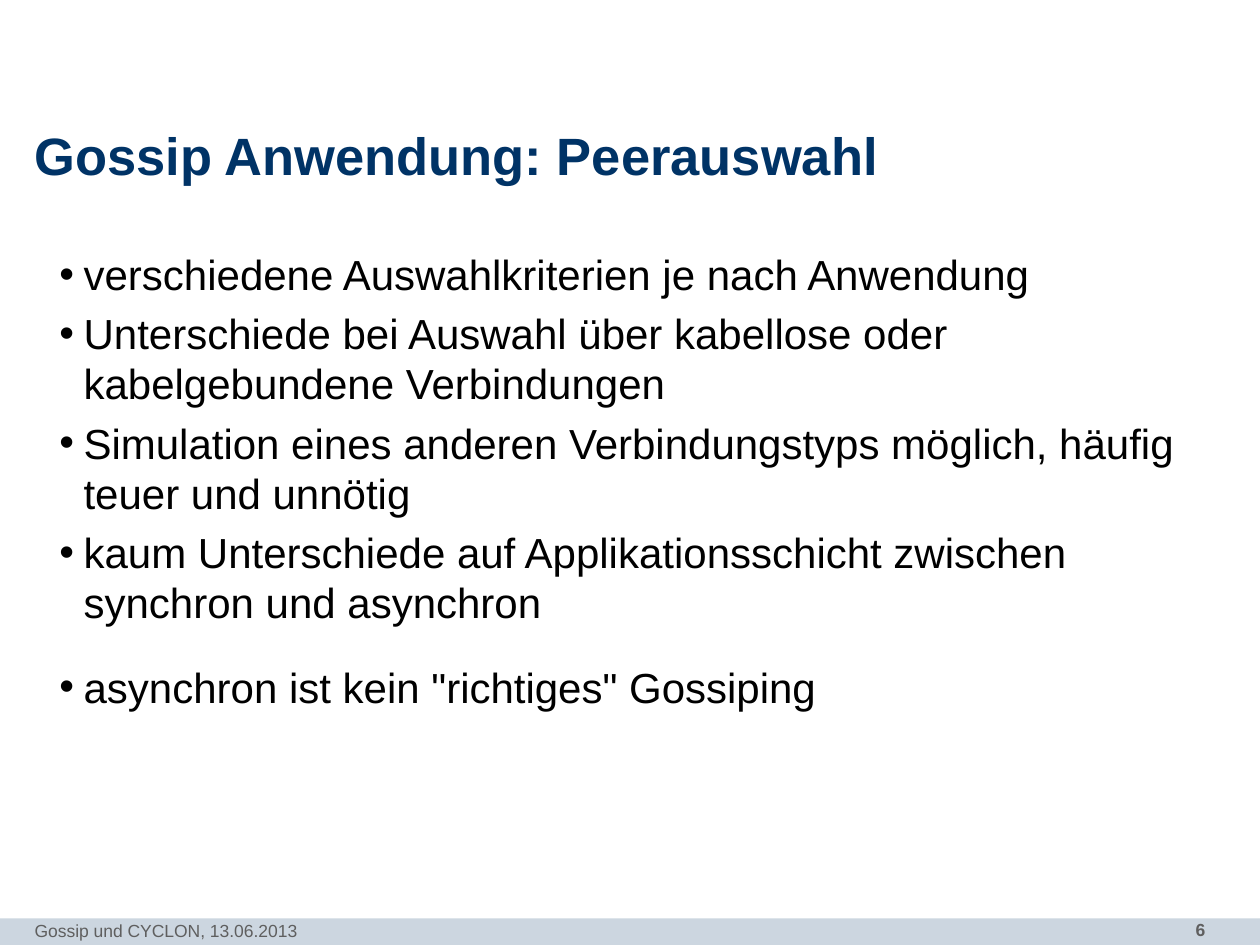
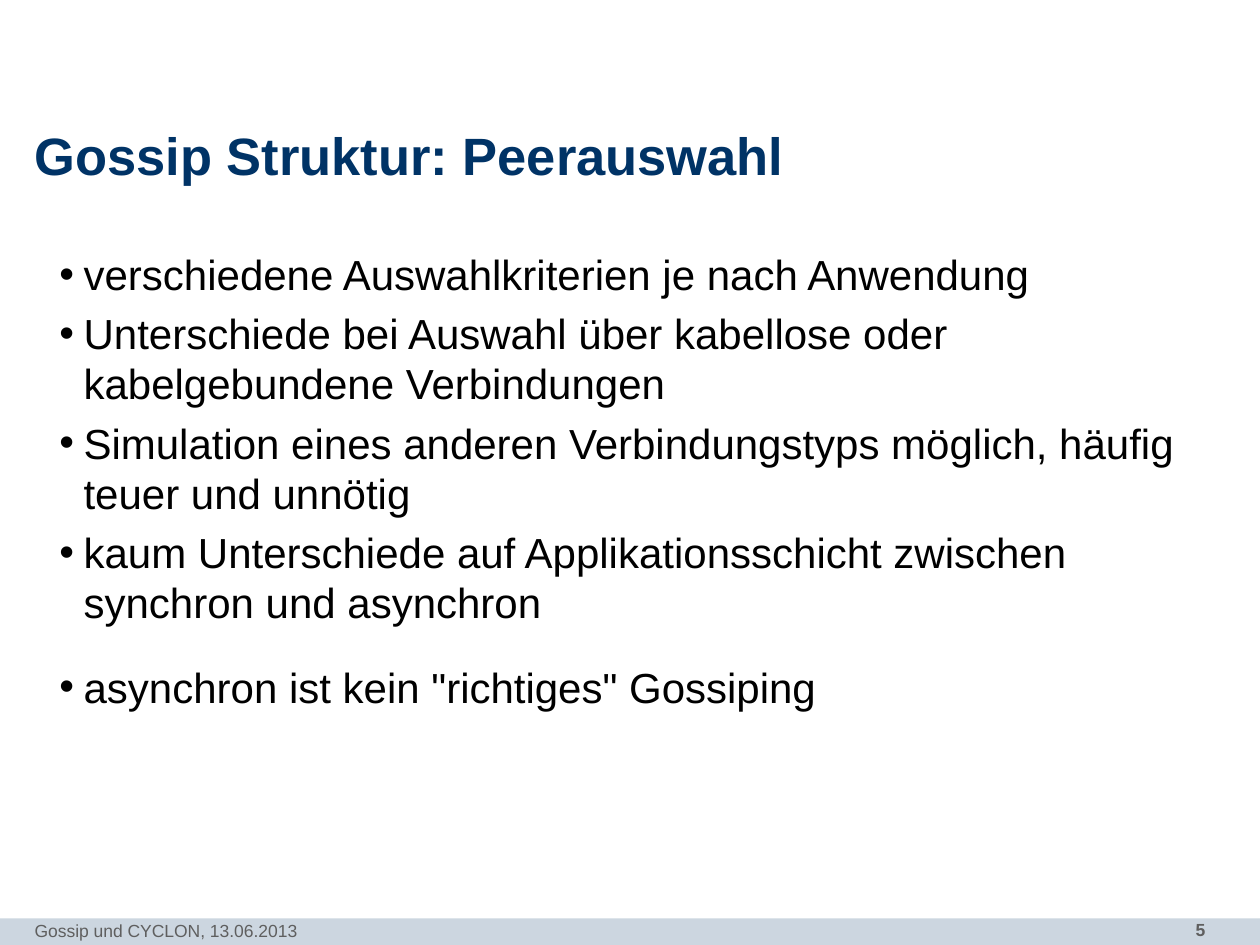
Before and after one commit to N8Fear/DistributedSystems, a slide deck: slide 5 of Vortrag/[MASTER] Präsentation.pptx (slide 6 before the commit). Drawn at 1260x945 pixels with LibreOffice and Linux fonts; fonts in the diff are those of the drawing; background and template pictures are left out. Boxes give left, top, right and bottom in pixels: in the first picture for what was removed or moved away, otherwise in the second. Text is boxed around its words. In the diff, an @@ line names an element or a change of style, - is before the commit and + after.

```diff
--- a/Vortrag/[MASTER] Präsentation.pptx
+++ b/Vortrag/[MASTER] Präsentation.pptx
@@ title at box(35, 137, 784, 186): text changed @@
-Gossip Anwendung: Peerauswahl
+Gossip Struktur: Peerauswahl
```
Also in this commit, not shown: 5 other slides changed, 2 slides added.
